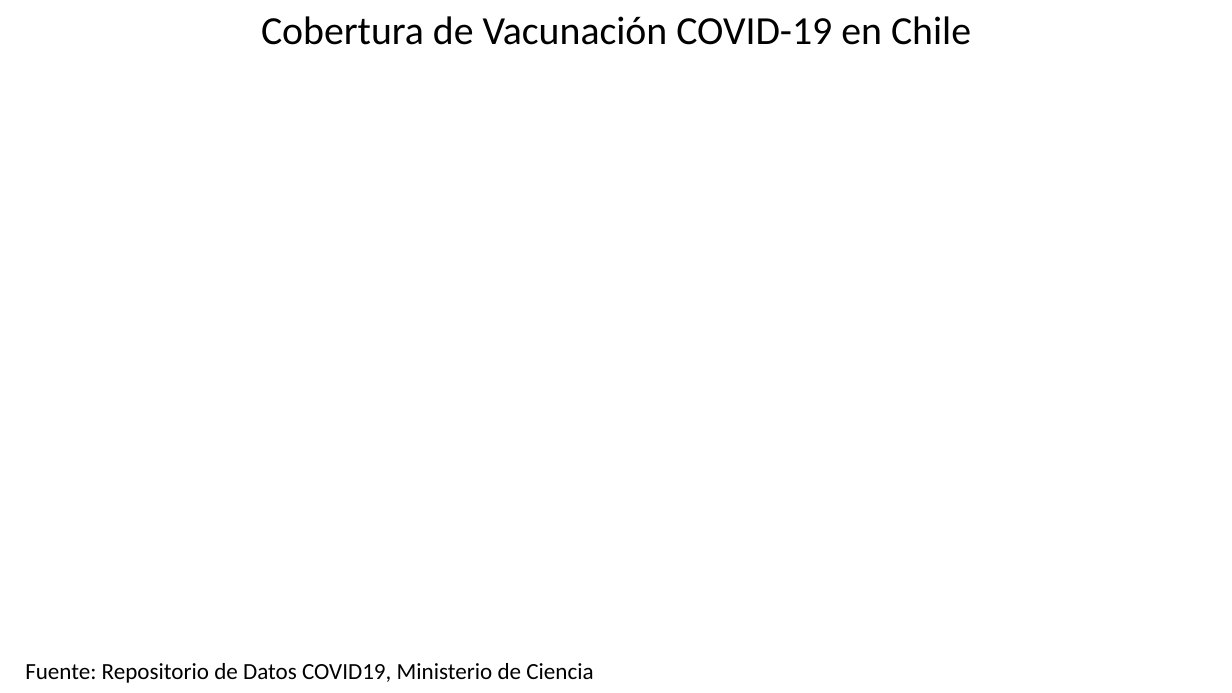
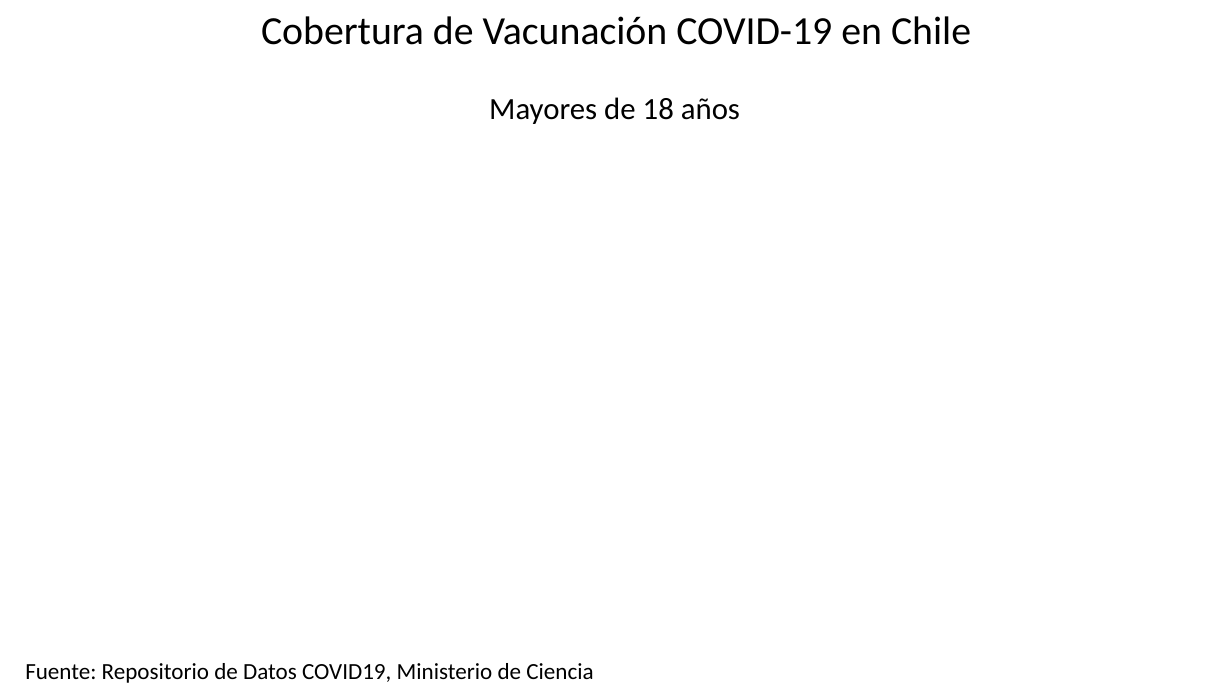
Before and after one commit to dataCovid19CL/capsulasSemanales, a slide deck: slide 24 of DATOS COVID Chile 2022 04 02.pptx (slide 21 before the commit). Drawn at 1232x693 pixels with LibreOffice and Linux fonts; fonts in the diff are those of the drawing; background and template pictures are left out. Boxes give left, top, right and bottom in pixels: in the first picture for what was removed or moved away, otherwise in the second. Text is boxed around its words. In the diff, an @@ line names an element or a change of style, - is before the commit and + after.

```diff
--- a/DATOS COVID Chile 2022 04 02.pptx
+++ b/DATOS COVID Chile 2022 04 02.pptx
@@ text added at <box>489,97,740,124</box>, 24 pt, text #000000 @@
+Mayores de 18 años
```
Also in this commit, not shown: 1 other slide changed, 4 slides added.
